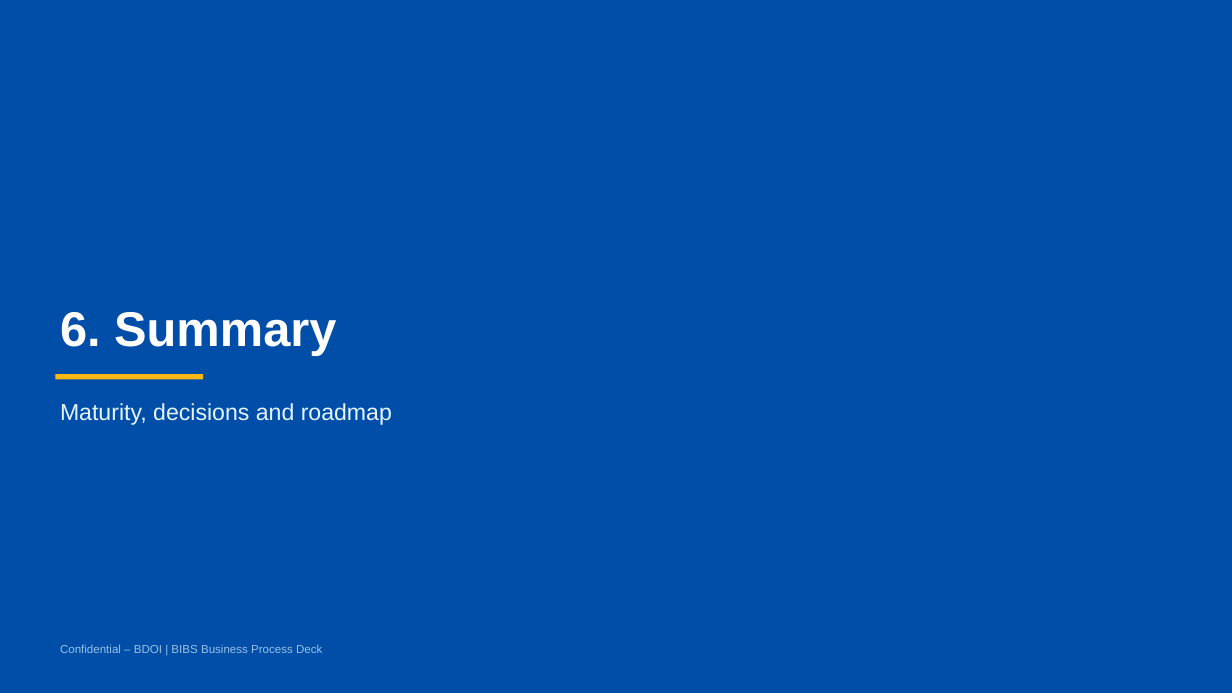
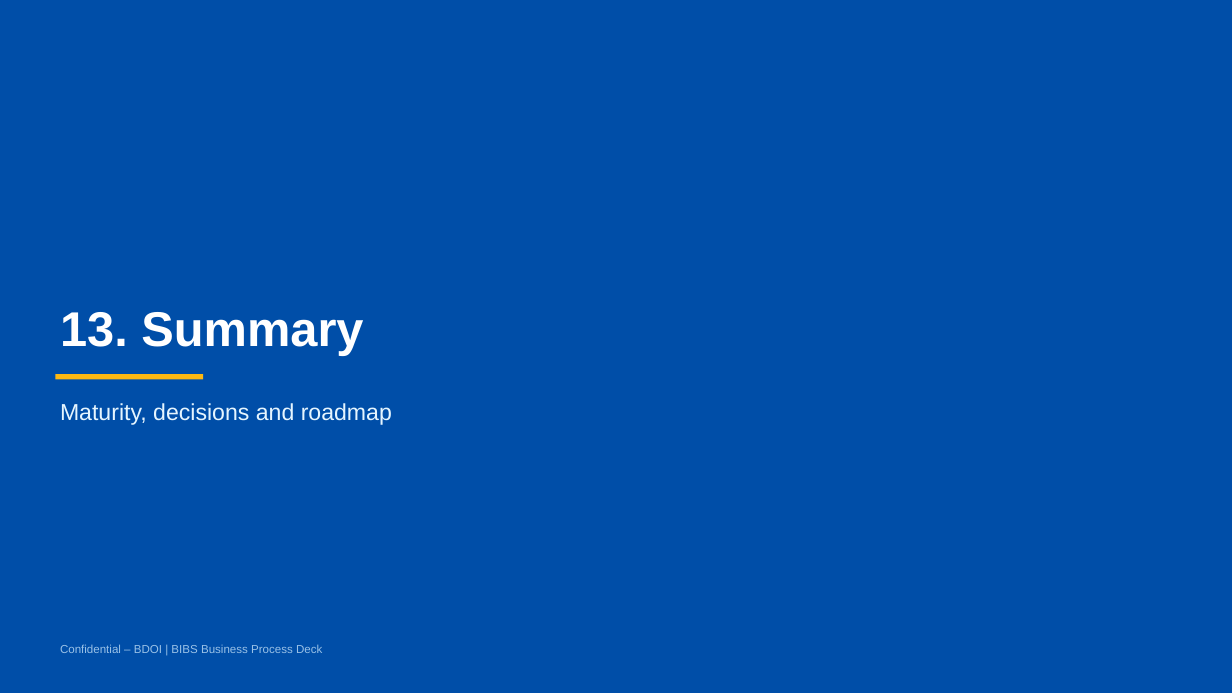
Before and after one commit to IortaTexhNXT-DEV/FinVerse, a slide deck: slide 108 of docs/deliverables/out/Decks/BIBS_Deck_BRD-00_Business_Process_AsIs_Envisioned_BestPractice_v1.0.pptx (slide 52 before the commit). Drawn at 1232x693 pixels with LibreOffice and Linux fonts; fonts in the diff are those of the drawing. Boxes give left, top, right and bottom in pixels: in the first picture for what was removed or moved away, otherwise in the second. Text is boxed around its words. In the diff, an @@ line names an element or a change of style, - is before the commit and + after.

```diff
--- a/docs/deliverables/out/Decks/BIBS_Deck_BRD-00_Business_Process_AsIs_Envisioned_BestPractice_v1.0.pptx
+++ b/docs/deliverables/out/Decks/BIBS_Deck_BRD-00_Business_Process_AsIs_Envisioned_BestPractice_v1.0.pptx
@@ text at (x1=60, y1=312, x2=363, y2=355): text changed @@
-6. Summary
+13. Summary
```
Also in this commit, not shown: 6 other slides changed, 56 slides added, 42 other files.
